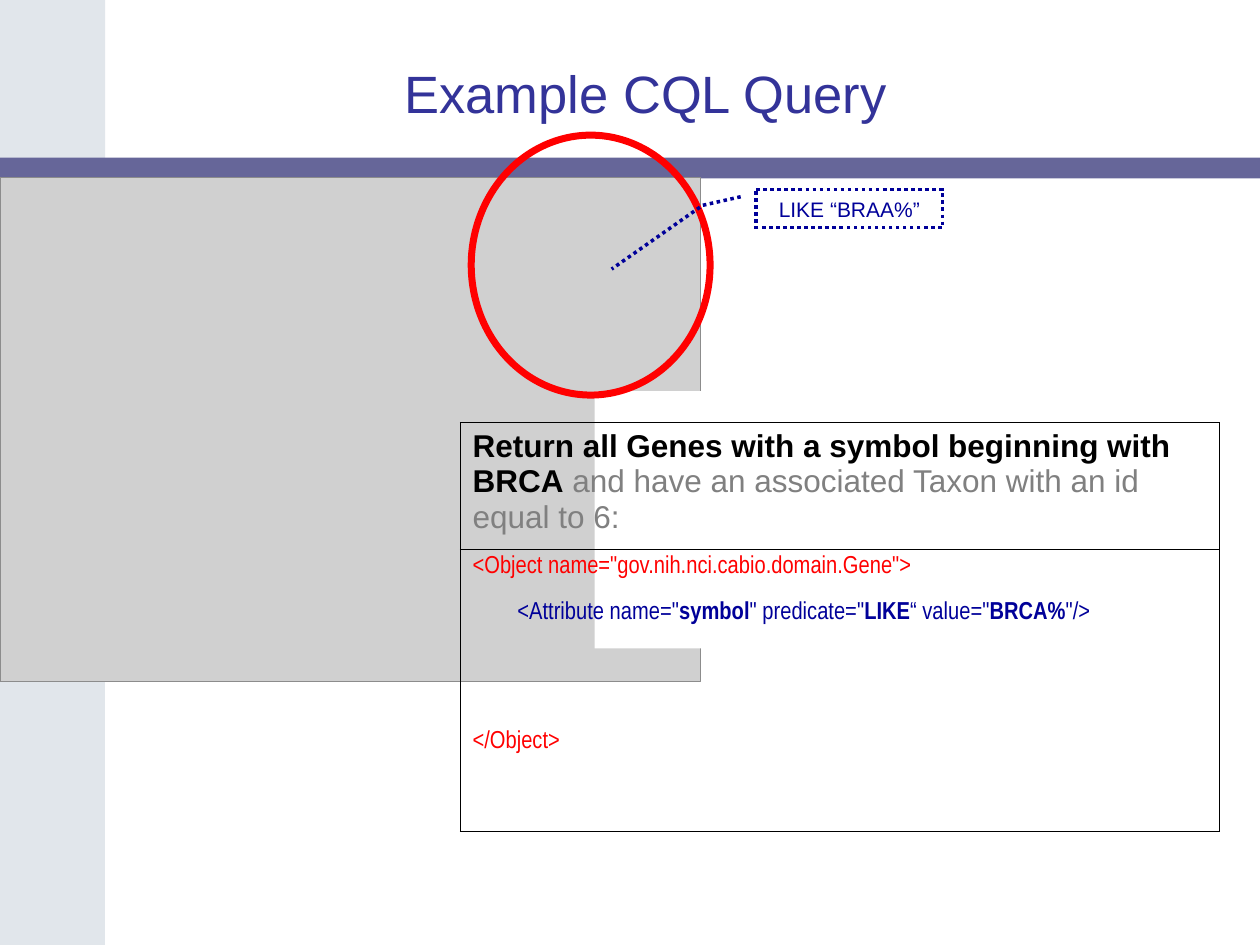
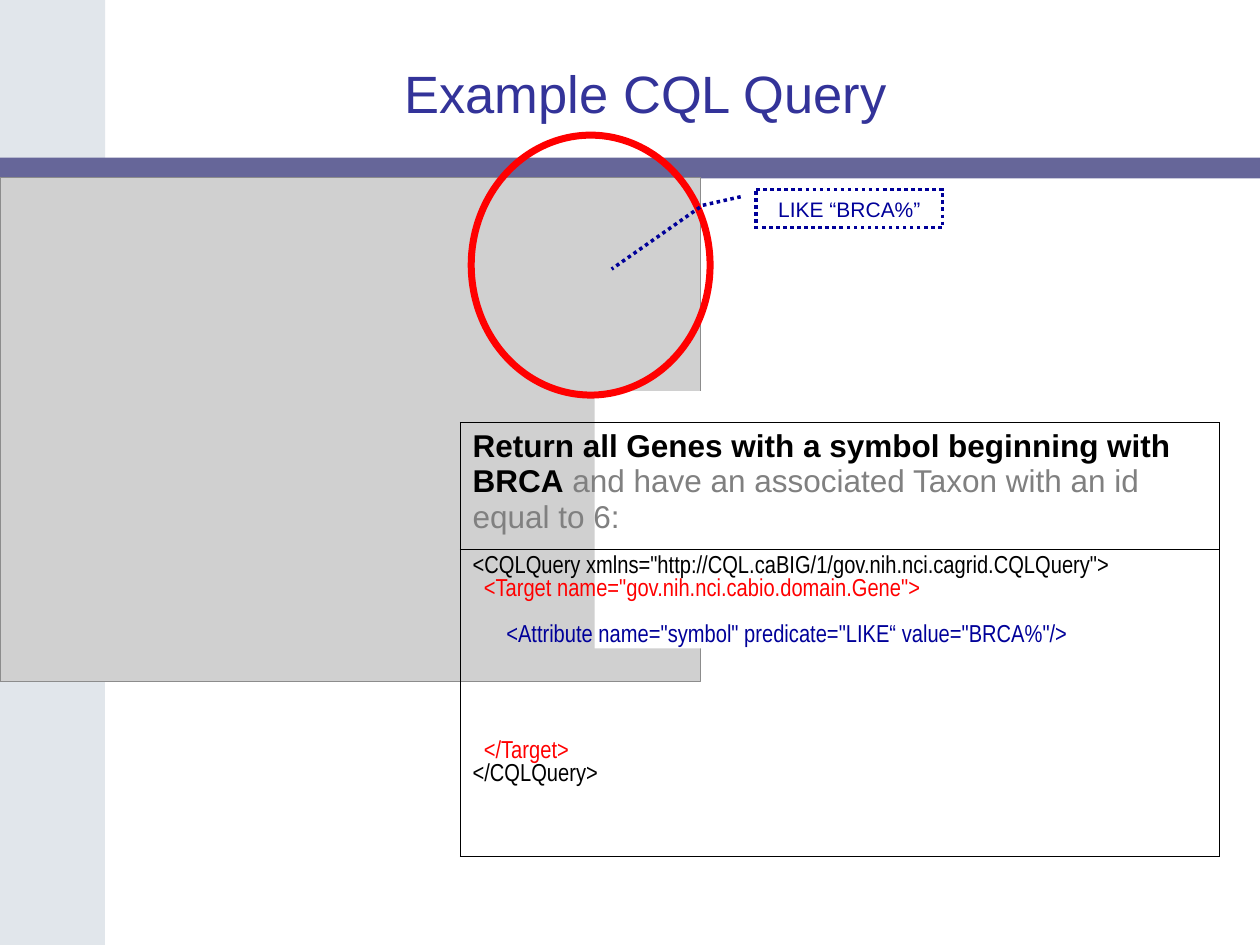
Before and after one commit to NCIP/cagrid-docs, a slide deck: slide 26 of docs/DataService/Slides/caGrid-1.0-Data-Services-20060605.ppt. Drawn at 1260x945 pixels with LibreOffice and Linux fonts; fonts in the diff are those of the drawing; grey boxes stand for pictures; background and template pictures are left out. Boxes give left, top, right and bottom in pixels: in the first picture for what was removed or moved away, otherwise in the second. Text is boxed around its words. In the diff, an @@ line names an element or a change of style, - is before the commit and + after.

```diff
--- a/docs/DataService/Slides/caGrid-1.0-Data-Services-20060605.ppt
+++ b/docs/DataService/Slides/caGrid-1.0-Data-Services-20060605.ppt
@@ text in border callout at [778, 202, 920, 218]: text changed @@
-LIKE “BRAA%”
+LIKE “BRCA%”
@@ table at [460, 422, 1218, 854] @@
@@ row 2, column 1: "<Object name="gov.nih.nci.cabio.domain.Gene"> / <Attribute name="symbol" predicate="LIKE“ value="BRCA%"/> / </Object>" to "<CQLQuery xmlns="http://CQL.caBIG/1/gov.nih.nci.cagrid.CQLQuery"> / <Target name="gov.nih.nci.cabio.domain.Gene"> / <Attribute name="symbol" predicate="LIKE“ value="BRCA%"/> / </Target> / </CQLQuery>" @@
```
Also in this commit, not shown: 3 other slides changed.
